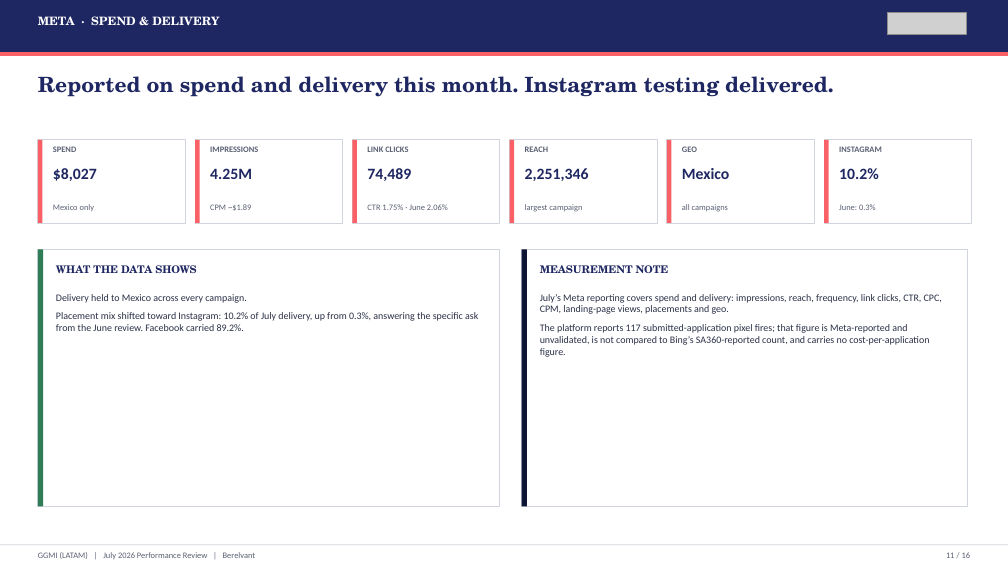
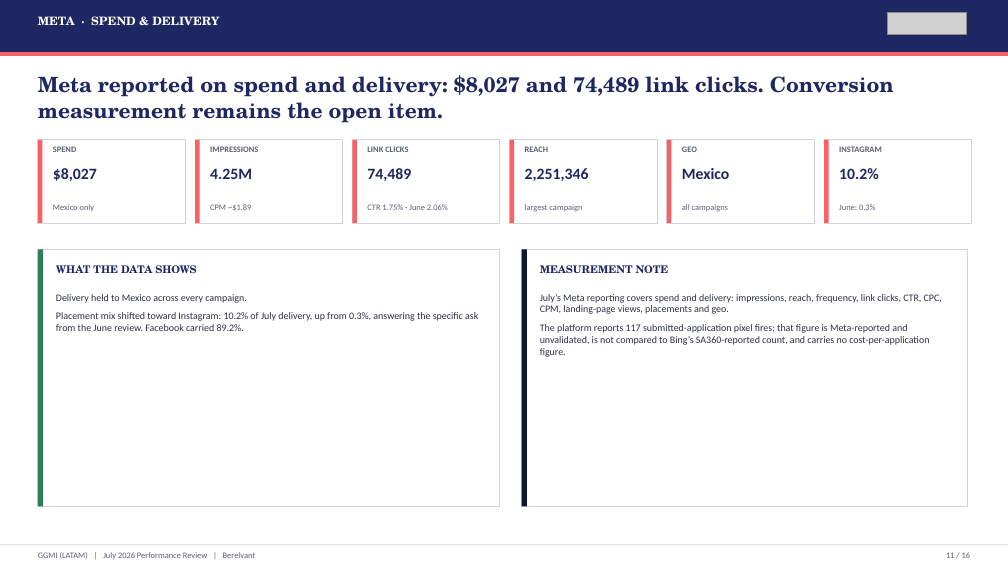
Before and after one commit to hablapro/brlvnt-reporting-hub, a slide deck: slide 11 of reports/forex/ggmi/2026-07/output/GGMI_LATAM_July_2026_Performance_Review.pptx. Drawn at 1008x567 pixels with LibreOffice and Linux fonts; fonts in the diff are those of the drawing; grey boxes stand for pictures. Boxes give left, top, right and bottom in pixels: in the first picture for what was removed or moved away, otherwise in the second. Text is boxed around its words. In the diff, an @@ line names an element or a change of style, - is before the commit and + after.

```diff
--- a/reports/forex/ggmi/2026-07/output/GGMI_LATAM_July_2026_Performance_Review.pptx
+++ b/reports/forex/ggmi/2026-07/output/GGMI_LATAM_July_2026_Performance_Review.pptx
@@ text at (38, 75, 894, 123): text changed @@
-Reported on spend and delivery this month. Instagram testing delivered.
+Meta reported on spend and delivery: $8,027 and 74,489 link clicks. Conversion measurement remains the open item.
```
Also in this commit, not shown: 10 other slides changed, 3 other files.
